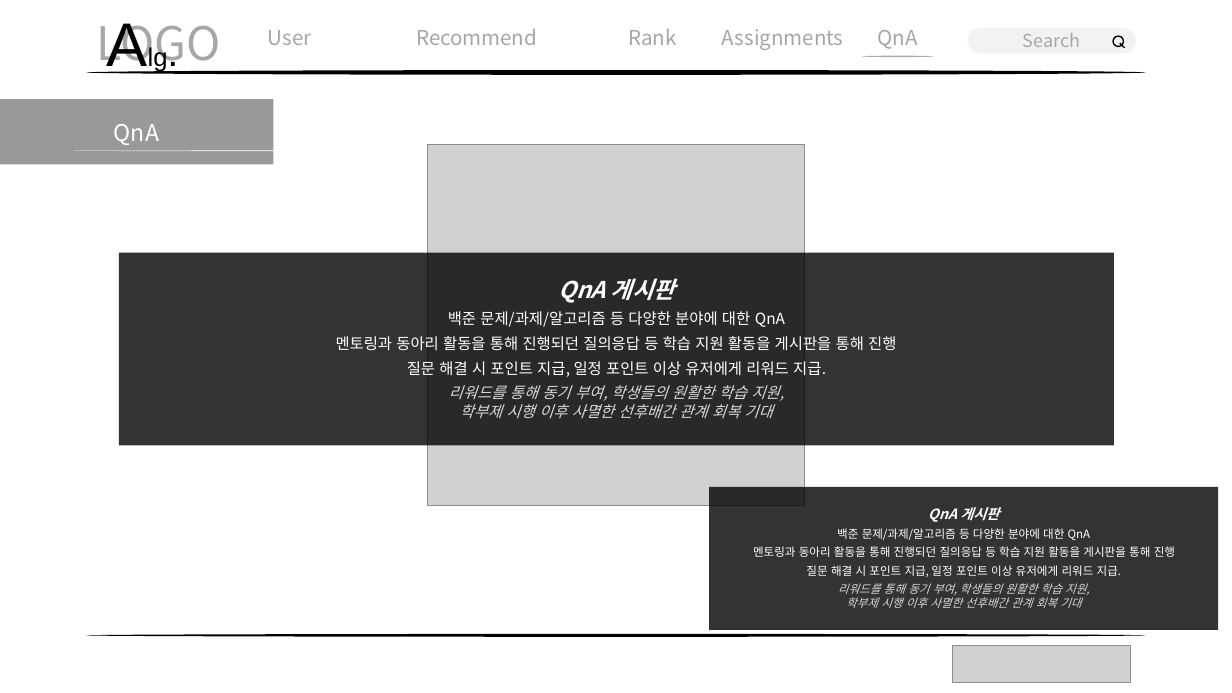
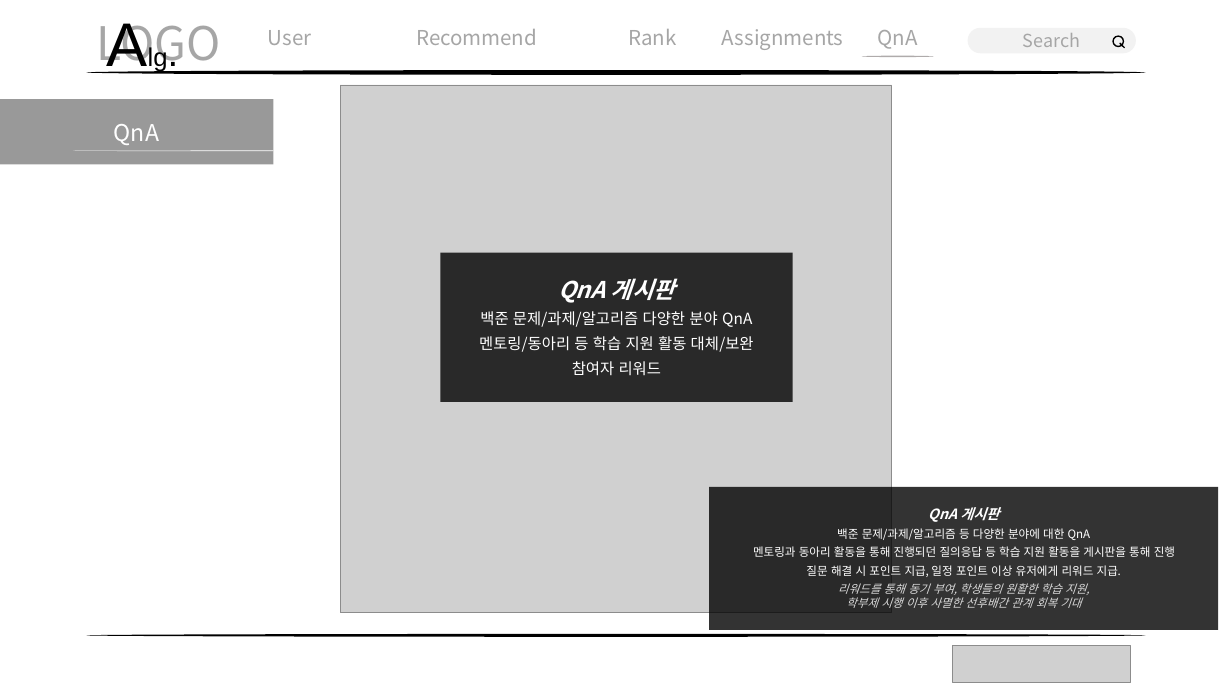
Before and after one commit to nn98/Solved.SKHU, a slide deck: slide 8 of 프로젝트 시안 및 기획.pptx. Drawn at 1232x693 pixels with LibreOffice and Linux fonts; fonts in the diff are those of the drawing; grey boxes stand for pictures. Boxes give left, top, right and bottom in pixels: in the first picture for what was removed or moved away, otherwise in the second. Text is boxed around its words. In the diff, an @@ line names an element or a change of style, - is before the commit and + after.

```diff
--- a/프로젝트 시안 및 기획.pptx
+++ b/프로젝트 시안 및 기획.pptx
@@ picture: place and size @@
-picture at (428,144,805,505)
+picture at (340,85,892,613)
@@ rectangle "QnA 게시판": place and size @@
-rectangle "QnA 게시판" at (119,252,1115,445)
+rectangle "QnA 게시판" at (441,252,793,402)
@@ text in rectangle at (479,311,754,376): text changed @@
-백준 문제/과제/알고리즘 등 다양한 분야에 대한 QnA
-멘토링과 동아리 활동을 통해 진행되던 질의응답 등 학습 지원 활동을 게시판을 통해 진행
-질문 해결 시 포인트 지급, 일정 포인트 이상 유저에게 리워드 지급.
-리워드를 통해 동기 부여, 학생들의 원활한 학습 지원,
-학부제 시행 이후 사멸한 선후배간 관계 회복 기대
+백준 문제/과제/알고리즘 다양한 분야 QnA
+멘토링/동아리 등 학습 지원 활동 대체/보완
+참여자 리워드
```
Also in this commit, not shown: 6 other slides changed, 7 other files.
